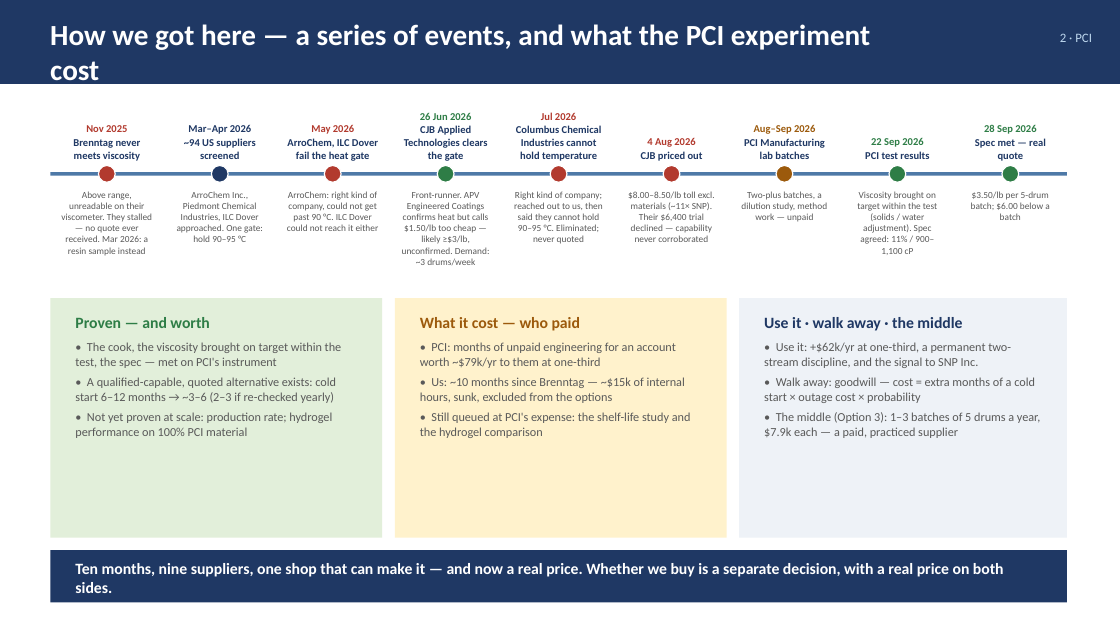
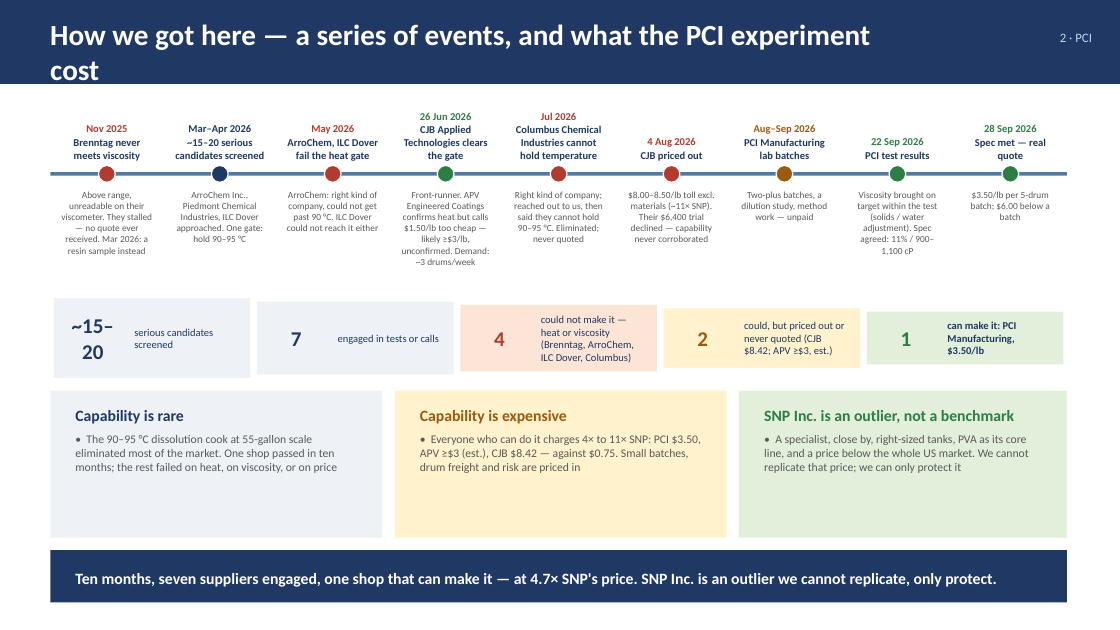
Before and after one commit to naviero1/Claude-Works, a slide deck: slide 4 of PVA second supplier initiative/PVA_Second_Supplier_Leadership_Deck.pptx. Drawn at 1120x630 pixels with LibreOffice and Linux fonts; fonts in the diff are those of the drawing. Boxes give left, top, right and bottom in pixels: in the first picture for what was removed or moved away, otherwise in the second. Text is boxed around its words. In the diff, an @@ line names an element or a change of style, - is before the commit and + after.

```diff
--- a/PVA second supplier initiative/PVA_Second_Supplier_Leadership_Deck.pptx
+++ b/PVA second supplier initiative/PVA_Second_Supplier_Leadership_Deck.pptx
@@ text at bbox=[175, 138, 264, 159]: text changed @@
-~94 US suppliers screened
+~15–20 serious candidates screened
@@ rectangle: place and size @@
-rectangle at bbox=[50, 298, 382, 538]
+rectangle at bbox=[54, 298, 250, 378]
@@ rectangle at bbox=[54, 298, 250, 378]: fill #E2EFDA to #EEF2F7 @@
@@ text added at bbox=[72, 319, 114, 359], 18 pt, text #1F3864, bold @@
+~15–20
@@ text removed at bbox=[75, 317, 342, 438] @@
-Proven — and worth
-• The cook, the viscosity brought on target within the test, the spec — met on PCI's instrument
-• A qualified-capable, quoted alternative exists: cold start 6–12 months → ~3–6 (2–3 if re-checked yearly)
-• Not yet proven at scale: production rate; hydrogel performance on 100% PCI material
@@ text added at bbox=[134, 328, 213, 348], 9 pt, text #1F3864 @@
+serious candidates screened
@@ rectangle added at bbox=[257, 302, 454, 375], fill #EEF2F7 @@
@@ text removed at bbox=[420, 317, 691, 438] @@
-What it cost — who paid
-• PCI: months of unpaid engineering for an account worth ~$79k/yr to them at one-third
-• Us: ~10 months since Brenntag — ~$15k of internal hours, sunk, excluded from the options
-• Still queued at PCI's expense: the shelf-life study and the hydrogel comparison
@@ rectangle added at bbox=[460, 305, 657, 371], fill #FCE4D6 @@
@@ text added at bbox=[541, 315, 634, 362], 9 pt, text #1F3864 @@
+could not make it — heat or viscosity (Brenntag, ArroChem, ILC Dover, Columbus)
@@ rectangle added at bbox=[664, 308, 860, 368], fill #FFF2CC @@
@@ text added at bbox=[744, 321, 844, 355], 9 pt, text #1F3864 @@
+could, but priced out or never quoted (CJB $8.42; APV ≥$3, est.)
@@ text removed at bbox=[764, 317, 1040, 438] @@
-Use it · walk away · the middle
-• Use it: +$62k/yr at one-third, a permanent two-stream discipline, and the signal to SNP Inc.
-• Walk away: goodwill — cost = extra months of a cold start × outage cost × probability
-• The middle (Option 3): 1–3 batches of 5 drums a year, $7.9k each — a paid, practiced supplier
@@ rectangle added at bbox=[867, 312, 1064, 365], fill #E2EFDA @@
@@ text added at bbox=[947, 321, 1017, 355], 9 pt, text #1F3864, bold @@
+can make it: PCI Manufacturing, $3.50/lb
@@ text added at bbox=[291, 332, 302, 346], 18 pt, text #1F3864, bold @@
+7
@@ text added at bbox=[338, 334, 439, 344], 9 pt, text #1F3864 @@
+engaged in tests or calls
@@ text added at bbox=[494, 332, 505, 346], 18 pt, text #B23A2E, bold @@
+4
@@ text added at bbox=[697, 332, 708, 346], 18 pt, text #9C5A0C, bold @@
+2
@@ text added at bbox=[901, 332, 912, 346], 18 pt, text #2E7D46, bold @@
+1
@@ rectangle added at bbox=[50, 391, 382, 538], fill #EEF2F7 @@
@@ text added at bbox=[75, 410, 338, 473], 10 pt, text #595959 @@
+Capability is rare
+• The 90–95 °C dissolution cook at 55-gallon scale eliminated most of the market. One shop passed in ten months; the rest failed on heat, on viscosity, or on price
@@ rectangle: place and size @@
-rectangle at bbox=[395, 298, 727, 538]
+rectangle at bbox=[395, 391, 727, 538]
@@ text added at bbox=[420, 410, 701, 473], 10 pt, text #595959 @@
+Capability is expensive
+• Everyone who can do it charges 4× to 11× SNP: PCI $3.50, APV ≥$3 (est.), CJB $8.42 — against $0.75. Small batches, drum freight and risk are priced in
@@ rectangle: place and size @@
-rectangle at bbox=[739, 298, 1067, 538]
+rectangle at bbox=[739, 391, 1067, 538]
@@ rectangle at bbox=[739, 391, 1067, 538]: fill #EEF2F7 to #E2EFDA @@
@@ text added at bbox=[764, 410, 1029, 473], 10 pt, text #595959 @@
+SNP Inc. is an outlier, not a benchmark
+• A specialist, close by, right-sized tanks, PVA as its core line, and a price below the whole US market. We cannot replicate that price; we can only protect it
@@ text at bbox=[75, 573, 997, 587]: text changed @@
-Ten months, nine suppliers, one shop that can make it — and now a real price. Whether we buy is a separate decision, with a real price on both sides.
+Ten months, seven suppliers engaged, one shop that can make it — at 4.7× SNP's price. SNP Inc. is an outlier we cannot replicate, only protect.
```
Also in this commit, not shown: 1 other slide changed, 1 other file.
